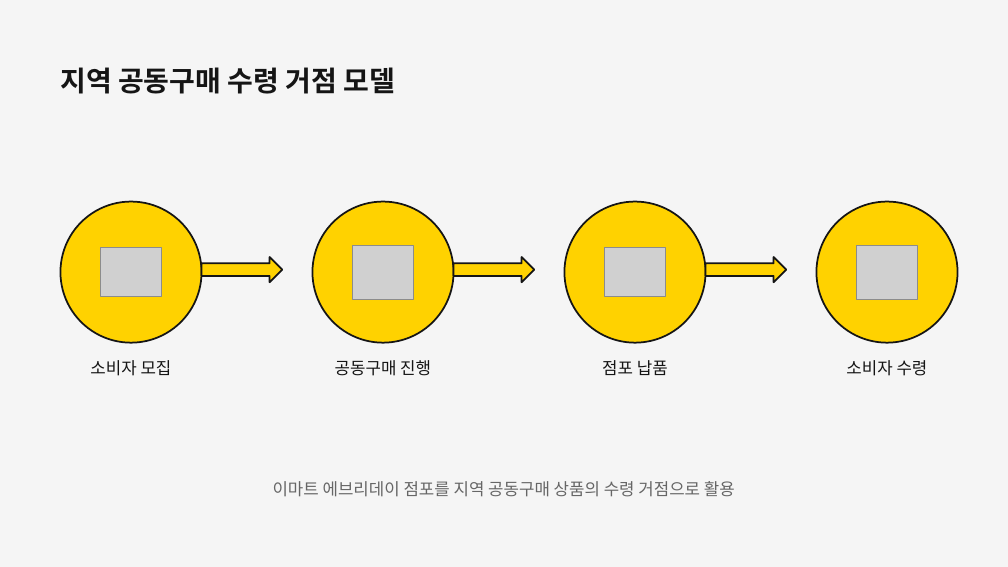
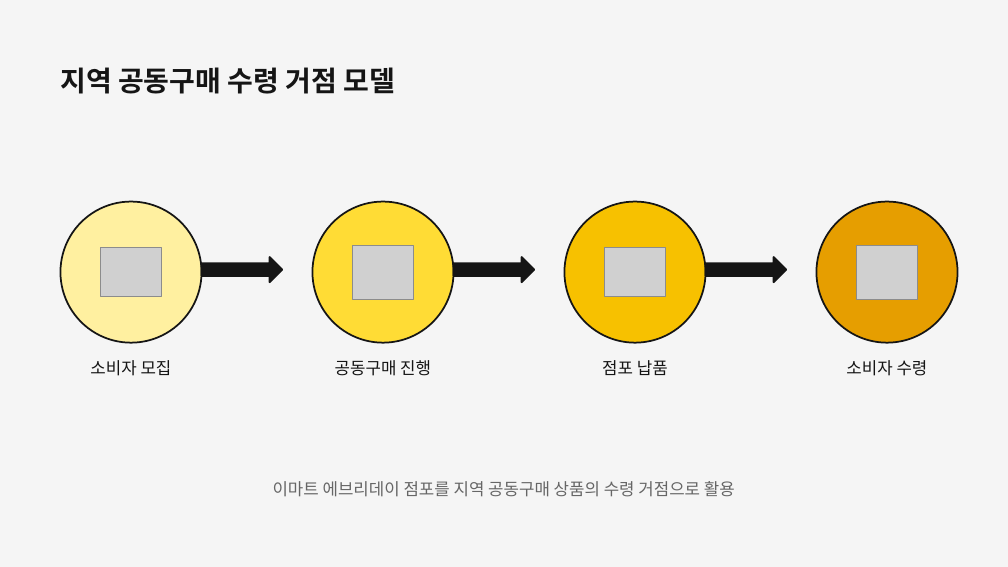
Before and after one commit to dhch777-maker/gagyebu, a slide deck: slide 3 of EMART/이마트에브리데이_사업제안서_v3_260301.pptx. Drawn at 1008x567 pixels with LibreOffice and Linux fonts; fonts in the diff are those of the drawing; grey boxes stand for pictures. Boxes give left, top, right and bottom in pixels: in the first picture for what was removed or moved away, otherwise in the second. Text is boxed around its words. In the diff, an @@ line names an element or a change of style, - is before the commit and + after.

```diff
--- a/EMART/이마트에브리데이_사업제안서_v3_260301.pptx
+++ b/EMART/이마트에브리데이_사업제안서_v3_260301.pptx
@@ ellipse at box(60, 202, 202, 343): fill #FFD200 to #FFF0A0 @@
@@ ellipse at box(312, 202, 454, 343): fill #FFD200 to #FFDC35 @@
@@ ellipse at box(564, 202, 706, 343): fill #FFD200 to #F7C100 @@
@@ ellipse at box(816, 202, 958, 343): fill #FFD200 to #E69E00 @@
@@ fill #FFD200 to #151515 in 3 elements at box(202, 257, 282, 282), box(454, 257, 534, 282), box(706, 257, 786, 282) @@
```
Also in this commit, not shown: 2 other slides changed, 2 other files.
